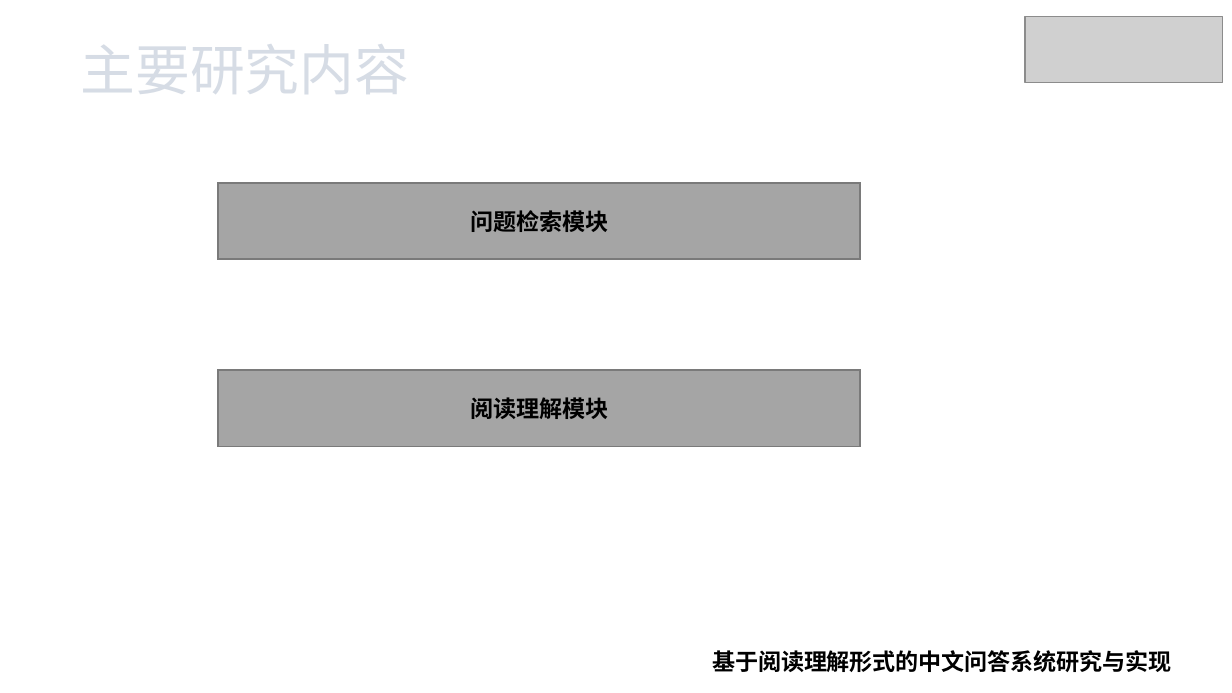
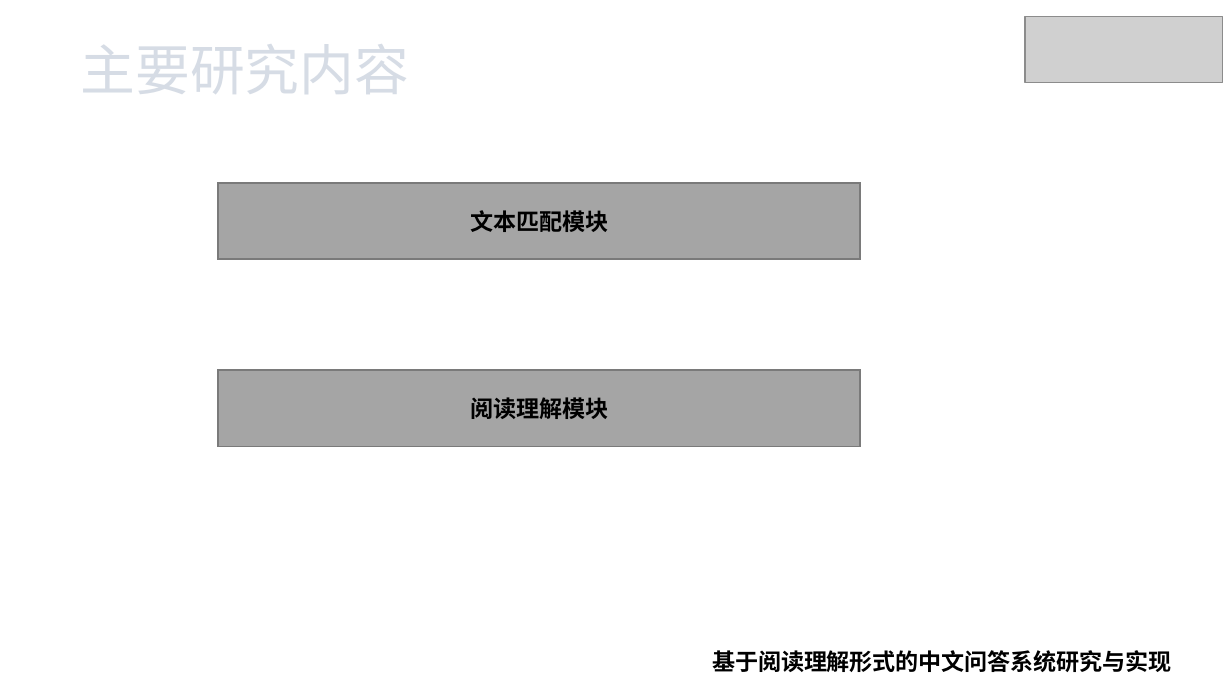
Before and after one commit to xhsun1997/ChineseMRC, a slide deck: slide 9 of 孙相会.pptx (slide 12 before the commit). Drawn at 1232x693 pixels with LibreOffice and Linux fonts; fonts in the diff are those of the drawing; grey boxes stand for pictures; background and template pictures are left out. Boxes give left, top, right and bottom in pixels: in the first picture for what was removed or moved away, otherwise in the second. Text is boxed around its words. In the diff, an @@ line names an element or a change of style, - is before the commit and + after.

```diff
--- a/孙相会.pptx
+++ b/孙相会.pptx
@@ text in rectangle at [470,210,608,232]: text changed @@
-问题检索模块
+文本匹配模块
```
Also in this commit, not shown: 6 other slides changed, 3 slides added, 6 slides removed, 7 other files.
